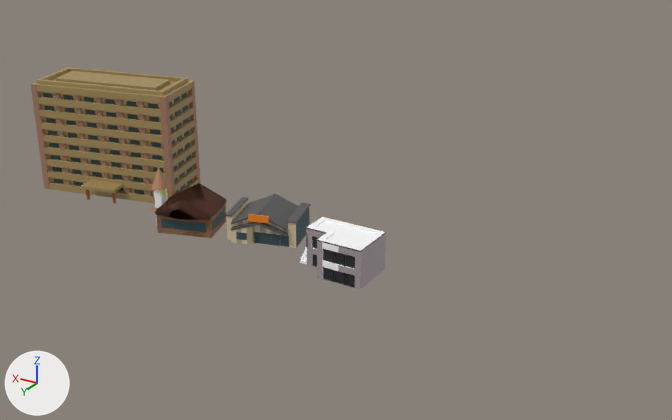
Before and after pictures for a commit that changed the glTF model run/textures/build/build3.glb.
The view is the same before and after, from a 50 mm lens placed at (-16.99, 16.65, 9.44), pointed at (-6.84, -0.26, 0.99). Every picture has the same lights, and +X, +Y and +Z are marked at lower left. Where no turn or scale is listed for an object, it has been applied to the vertices.

In view in the first picture: '立方体', '立方体.002', '立方体.003', '立方体.005', '立方体.006', '立方体.008', '立方体.010', '立方体.012', '立方体.013', '立方体.014', '立方体.019', '立方体.020', '立方体.021', '立方体.023', '立方体.025', '立方体.027'.
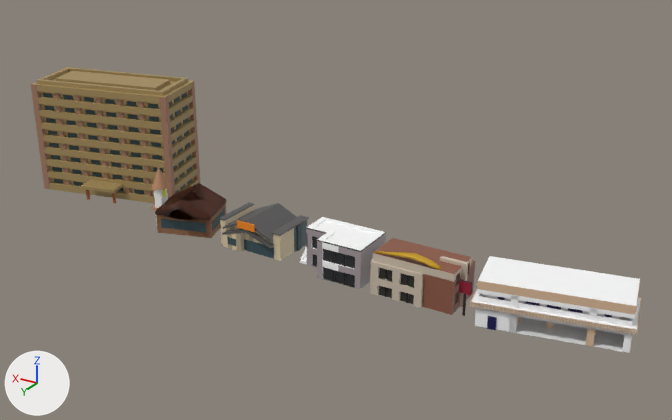
Pixel boxes (x1, y1, x2, y2) of what changed, in the pictures (672 x 420 px):
'立方体.032', added: after (472, 256, 641, 353)
'立方体.029', added: after (370, 238, 475, 315)
'立方体.019', moved, turned: before (225, 194, 311, 248); after (219, 202, 309, 261)
'立方体.021', moved, turned: before (254, 232, 289, 247); after (244, 239, 274, 259)
'立方体.033', added (beige): after (471, 297, 641, 335)
'立方体.020', moved, turned: before (231, 226, 254, 245); after (223, 233, 244, 252)
'立方体.030', added: after (374, 251, 442, 270)
'立方体.025', moved, turned: before (303, 208, 310, 238); after (294, 220, 307, 252)
'立方体.023', moved, turned: before (296, 216, 303, 248); after (296, 223, 302, 251)
'立方体.031', added: after (459, 279, 472, 295)
'円柱', added: after (462, 294, 466, 316)

Diff of the bpy script that builds the scene:
```diff
--- a/run/textures/build/build3.glb.py
+++ b/run/textures/build/build3.glb.py
@@ ob_立方体_019 @@
 ob_立方体_019 = bpy.data.objects.new('立方体.019', me_立方体_019)
-ob_立方体_019.location = (-5.14, 0.06, 0.32)
-ob_立方体_019.rotation_euler = (0.0, 0.0, 0.276)  # degrees (0, 0, 16)
+ob_立方体_019.location = (-5.34, 0.52, 0.32)
+ob_立方体_019.rotation_euler = (0.0, 0.0, -0.0333)  # degrees (0, 0, -1.9)
 ob_立方体_019.scale = (2.5, 3.41, 2.66)
@@ ob_立方体_020 @@
 ob_立方体_020 = bpy.data.objects.new('立方体.020', me_立方体_020)
-ob_立方体_020.location = (-4.89, 0.72, 0.26)
-ob_立方体_020.rotation_euler = (0.0, 0.0, 0.276)  # degrees (0, 0, 16)
+ob_立方体_020.location = (-4.9, 1.08, 0.26)
+ob_立方体_020.rotation_euler = (0.0, 0.0, -0.0333)  # degrees (0, 0, -1.9)
 ob_立方体_020.scale = (0.247, 0.161, 0.376)
@@ ob_立方体_021 @@
 ob_立方体_021 = bpy.data.objects.new('立方体.021', me_立方体_021)
-ob_立方体_021.location = (-5.25, 0.58, 0.24)
-ob_立方体_021.rotation_euler = (0.0, 0.0, 0.276)  # degrees (0, 0, 16)
+ob_立方体_021.location = (-5.28, 1.05, 0.24)
+ob_立方体_021.rotation_euler = (0.0, 0.0, -0.0333)  # degrees (0, 0, -1.9)
 ob_立方体_021.scale = (0.26, 0.771, 0.356)
@@ ob_立方体_023 @@
 ob_立方体_023 = bpy.data.objects.new('立方体.023', me_立方体_023)
-ob_立方体_023.location = (-6.08, 0.21, 0.41)
-ob_立方体_023.rotation_euler = (0.0, 0.0, 1.846)  # degrees (0, 0, 106)
+ob_立方体_023.location = (-6.23, 0.35, 0.41)
+ob_立方体_023.rotation_euler = (0.0, 0.0, 1.775)  # degrees (0, 0, 102)
 ob_立方体_023.scale = (0.328, 0.771, 0.804)
@@ ob_立方体_025 @@
 ob_立方体_025 = bpy.data.objects.new('立方体.025', me_立方体_025)
-ob_立方体_025.location = (-5.93, -0.3, 0.41)
-ob_立方体_025.rotation_euler = (0.0, 0.0, 1.846)  # degrees (0, 0, 106)
+ob_立方体_025.location = (-6.2, 0.42, 0.41)
+ob_立方体_025.rotation_euler = (0.0, 0.0, 1.536)  # degrees (0, 0, 88)
 ob_立方体_025.scale = (0.328, 0.771, 0.804)
@@ ob_立方体_033 @@
+ob_立方体_033 = bpy.data.objects.new('立方体.033', me_立方体_033)  # 1856 vertices, 2784 faces; spans x -0.01..3.28, y -1.29..0.59, z -0.05..0.05; in mat_マテリアル_053 (beige #dcba9a)
+ob_立方体_033.location = (-14.06, 1.04, 0.62)
@@ ob_立方体_032 @@
+ob_立方体_032 = bpy.data.objects.new('立方体.032', me_立方体_032)  # 2339 vertices, 4452 faces; spans x -1.63..1.65, y -0.94..0.91, z -0.5..0.5; in mat_マテリアル_044 (white #ffffff), mat_マテリアル_050 (beige #dcba9a), mat_マテリアル_051 (dark blue #130952), mat_マテリアル_052 (white #e7e7e7), mat_マテリアル_055 (brown #402617), mat_マテリアル_056 (brown #9a5a1d), mat_マテリアル_057 (beige #e4c88e)
+ob_立方体_032.location = (-12.44, 0.71, 0.62)
@@ ob_立方体_031 @@
+ob_立方体_031 = bpy.data.objects.new('立方体.031', me_立方体_030)  # 8 vertices, 18 faces; spans x 0.406..0.661, y -0.065..-0.021, z 1.005..1.273; in mat_マテリアル_047 (red #951732), mat_マテリアル_048 (brown #372325)
+ob_立方体_031.location = (-11.26, 1.24, -0.43)
@@ ob_円柱 @@
+ob_円柱 = bpy.data.objects.new('円柱', me_円柱)  # 64 vertices, 124 faces; spans x -0.029..0.029, y -0.019..0.019, z -0.262..0.262; in mat_マテリアル_049 (brown #372325)
+ob_円柱.location = (-10.73, 1.2, 0.33)
@@ ob_立方体_030 @@
+ob_立方体_030 = bpy.data.objects.new('立方体.030', me_立方体_031)  # 98 vertices, 192 faces; spans x -0.49..1.05, y -0.1..0.11, z -0.1..0.09; in mat_マテリアル_045 (yellow #c79912)
+ob_立方体_030.location = (-9.78, 1.34, 1.13)
@@ ob_立方体_029 @@
+ob_立方体_029 = bpy.data.objects.new('立方体.029', me_立方体_029)  # 1488 vertices, 2928 faces; spans x -1.0..0.96, y -0.53..0.6, z -0.46..0.53; in mat_マテリアル_041 (brown #8c5945), mat_マテリアル_042 (light grey #cabcaa), mat_マテリアル_043 (black #333128), mat_マテリアル_046 (black #000000)
+ob_立方体_029.location = (-9.64, 0.86, 0.58)
```
